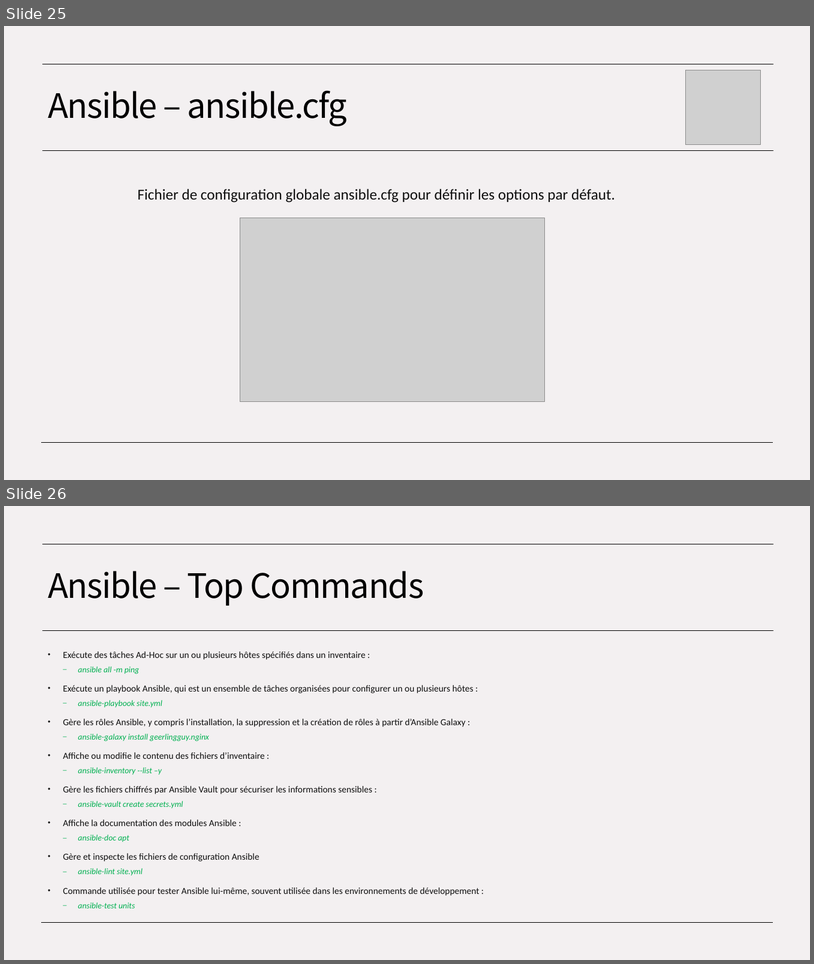
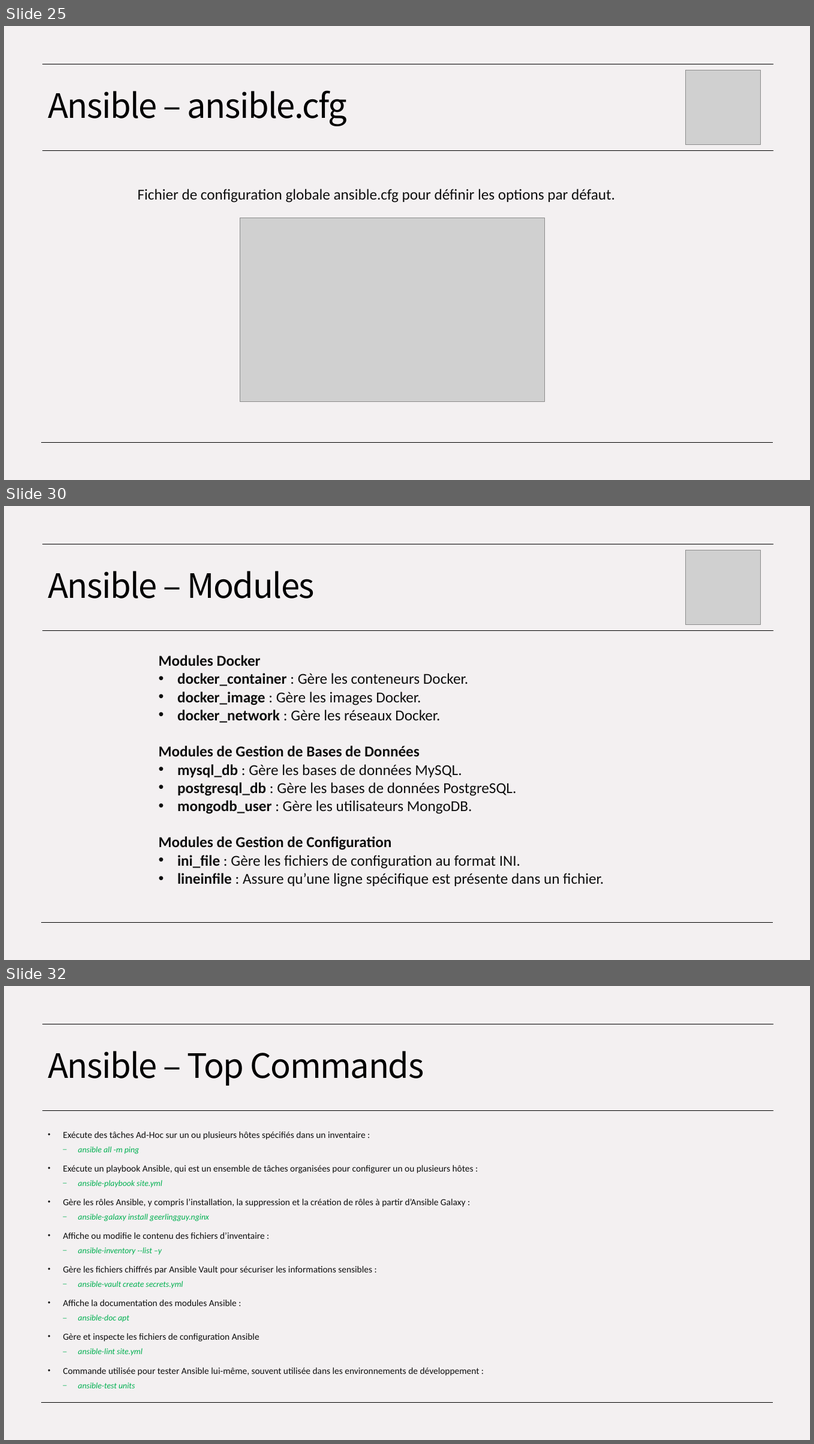
Before and after one commit to ConstevoTechnologies/EPSI---IaC, a slide deck: EPSI - Module IaC.pptx. Shown one above the other, each under a label of ours: slides 25 and 26 before the commit, slides 25, 30 and 32 after it; the slides between them are not shown. The pictures are 814x964 and 814x1444 pixels, drawn with LibreOffice and Linux fonts; fonts in the diff are those of the drawing; grey boxes stand for pictures. Boxes give left, top, right and bottom in pixels: in the first picture for what was removed or moved away, otherwise in the second. Text is boxed around its words. In the diff, an @@ line names an element or a change of style, - is before the commit and + after.

```diff
--- a/EPSI - Module IaC.pptx
+++ b/EPSI - Module IaC.pptx
@@ slide 30 added at <box>4,506,810,960</box>, background #F3F0F1; not listed: 3 template elements that a slide beside it also shows @@
@@ picture added at <box>686,550,761,625</box> @@
@@ title added at <box>48,571,315,598</box>, 40 pt, text #000000 @@
+Ansible – Modules
@@ text added at <box>159,655,604,886</box>, 18 pt, text #0E0E0E @@
+Modules Docker
+• docker_container : Gère les conteneurs Docker.
+• docker_image : Gère les images Docker.
+• docker_network : Gère les réseaux Docker.
+Modules de Gestion de Bases de Données
+• mysql_db : Gère les bases de données MySQL.
+• postgresql_db : Gère les bases de données PostgreSQL.
+• mongodb_user : Gère les utilisateurs MongoDB.
+Modules de Gestion de Configuration
+• ini_file : Gère les fichiers de configuration au format INI.
+• lineinfile : Assure qu’une ligne spécifique est présente dans un fichier.
@@ what was slide 26 is now slide 32 @@
```
Also in this commit, not shown: 1 slide changed, 5 other slides added.
